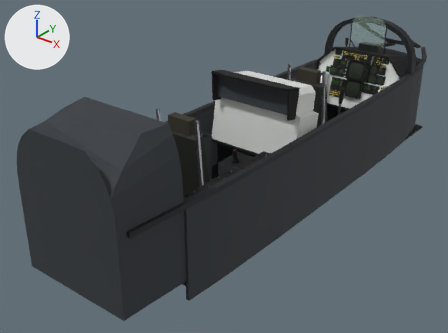
One commit to the Blender file assets-src/blend/cockpit_f14.blend: the scene before it, then after it.
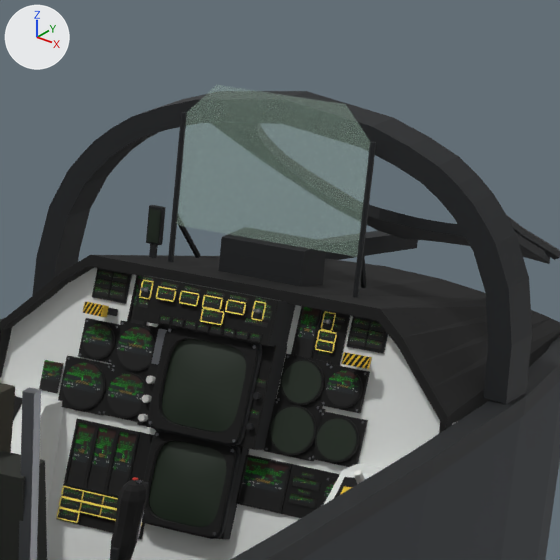
Each version is shown whole from a 50 mm camera at (2.617, -4.698, 1.387) aimed at (-0.316, -1.031, -0.886), then close up on the part from 71% to 94% of the width and 0% to 31% of the height. The axes (+X, +Y, +Z) are drawn at upper left. The lights are the same throughout. The first two pictures are the older version.

In view in the first close-up: 'approach_70', 'black', 'black.021', 'dark.139', 'dark.140', 'dark.141', 'frame.001', 'frame.002', 'frame.011', 'frame.024', 'frame.026', 'hud_glass_69', 'panel_grey.001', 'panel_light', 'screen_f14hsd', 'screen_f14vdi', 'seat_95' and 143 more.
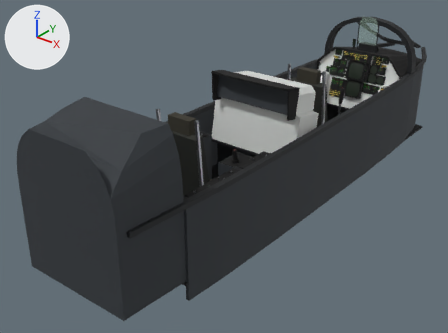
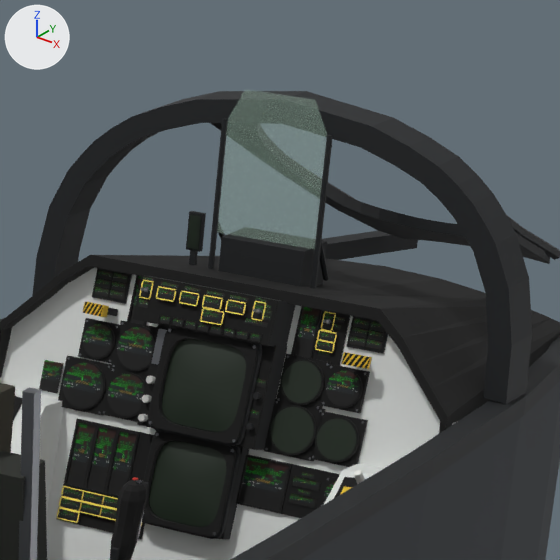
Where the change shows, as pixel boxes [x1, y1, x2, y2] in the close-ups (560 x 560 px):
```json
{"object": "hud_glass_69", "change": "reshaped", "before": [177, 85, 370, 257], "after": [217, 89, 327, 250], "on screen": "43% narrower, 6% shorter"}
{"object": "frame.026", "change": "moved", "before": [353, 142, 376, 297], "after": [310, 135, 333, 289]}
{"object": "frame.024", "change": "moved", "before": [168, 112, 187, 262], "after": [208, 118, 228, 269]}
{"object": "approach_70", "change": "moved", "before": [147, 209, 160, 243], "after": [187, 215, 201, 249]}
{"object": "dark.140", "change": "moved", "before": [146, 205, 166, 245], "after": [186, 211, 206, 252]}
{"object": "dark.141", "change": "moved", "before": [149, 243, 158, 258], "after": [189, 249, 198, 265]}
```

Scene script edits in JSON lines:
```json
{"block": "me_mesh_64_001", "where": "# used by ob_hud_glass_69; parent = ob_cockpit; location = (0.0, 0.0, 0.0)"}
{"block": "me_mesh_64_001", "where": "# verts and faces of me_mesh_64_001; kept vertices keep their numbers, new ones are numbered from 6"}
{"block": "me_mesh_64_001", "where": "# before: 0 (-0.176, 0.78, -0.165) at pixel (176, 225), 1 (0.176, 0.78, -0.165) at pixel (357, 257), 2 (0.176, 0.78, 0.036) at pixel (370, 141), 3 (0.123, 0.78, 0.093) at pixel (345, 104), 4 (-0.123, 0.78, 0.093) at pixel (216, 84)"}
{"block": "me_mesh_64_001", "where": "# before: 5 (-0.176, 0.78, 0.036) at pixel (186, 112)"}
{"op": "remove", "block": "me_mesh_64_001", "code": "me_mesh_64_001.from_pydata(...)  # 6 vertices, 4 faces; spans x -0.176..0.176, y 0.78, z -0.165..0.093"}
{"op": "add", "block": "me_mesh_64_001", "code": "me_mesh_64_001.from_pydata(...)  # 6 vertices, 4 faces; spans x -0.095..0.095, y 0.78, z -0.165..0.093"}
{"block": "me_mesh_64_001", "change": "me_mesh_64_001 part 1"}
{"op": "add", "block": "me_mesh_64_001", "code": "delete_vertices([*range(0, 6)])  # with the faces that use them"}
{"op": "add", "block": "me_mesh_64_001", "code": "verts[6] = (-0.095, 0.78, -0.165)  # pixel (216, 232)"}
{"op": "add", "block": "me_mesh_64_001", "code": "verts[7] = (0.095, 0.78, -0.165)  # pixel (314, 249)"}
{"op": "add", "block": "me_mesh_64_001", "code": "verts[8] = (0.095, 0.78, 0.036)  # pixel (327, 134)"}
{"op": "add", "block": "me_mesh_64_001", "code": "verts[9] = (0.067, 0.78, 0.093)  # pixel (315, 99)"}
{"op": "add", "block": "me_mesh_64_001", "code": "verts[10] = (-0.067, 0.78, 0.093)  # pixel (245, 89)"}
{"op": "add", "block": "me_mesh_64_001", "code": "verts[11] = (-0.095, 0.78, 0.036)  # pixel (227, 119)"}
{"op": "add", "block": "me_mesh_64_001", "code": "faces += [(7, 11, 8), (6, 11, 7), (9, 11, 10), (8, 11, 9)]"}
{"block": "me_frame_033", "where": "# used by ob_frame_024; parent = ob_cockpit; location = (0.0, 0.0, 0.0)"}
{"op": "remove", "block": "me_frame_033", "code": "me_frame_033.from_pydata(...)  # 12 vertices, 8 faces; spans x -0.185..-0.176, y 0.775..0.785, z -0.234..0.036"}
{"op": "add", "block": "me_frame_033", "code": "me_frame_033.from_pydata(...)  # 12 vertices, 8 faces; spans x -0.104..-0.096, y 0.775..0.785, z -0.233..0.036"}
{"block": "me_frame_033", "change": "me_frame_033 part 2: the whole mesh is moved by (0.08, 0.0, 0.001)"}
{"block": "me_frame_035", "where": "# used by ob_frame_026; parent = ob_cockpit; location = (0.0, 0.0, 0.0)"}
{"op": "remove", "block": "me_frame_035", "code": "me_frame_035.from_pydata(...)  # 12 vertices, 8 faces; spans x 0.176..0.185, y 0.775..0.785, z -0.234..0.036"}
{"op": "add", "block": "me_frame_035", "code": "me_frame_035.from_pydata(...)  # 12 vertices, 8 faces; spans x 0.096..0.104, y 0.775..0.785, z -0.233..0.036"}
{"block": "me_frame_035", "change": "me_frame_035 part 3: the whole mesh is moved by (-0.08, 0.0, 0.001)"}
{"op": "set", "path": "ob_approach_70.location", "old": "(-0.226, 0.79, -0.177)", "new": "(-0.145, 0.79, -0.175)"}
{"op": "set", "path": "ob_dark_140.location", "old": "(-0.226, 0.797, -0.177)", "new": "(-0.145, 0.797, -0.175)"}
{"op": "set", "path": "ob_dark_141.location", "old": "(-0.226, 0.797, -0.224)", "new": "(-0.145, 0.797, -0.222)"}
```
